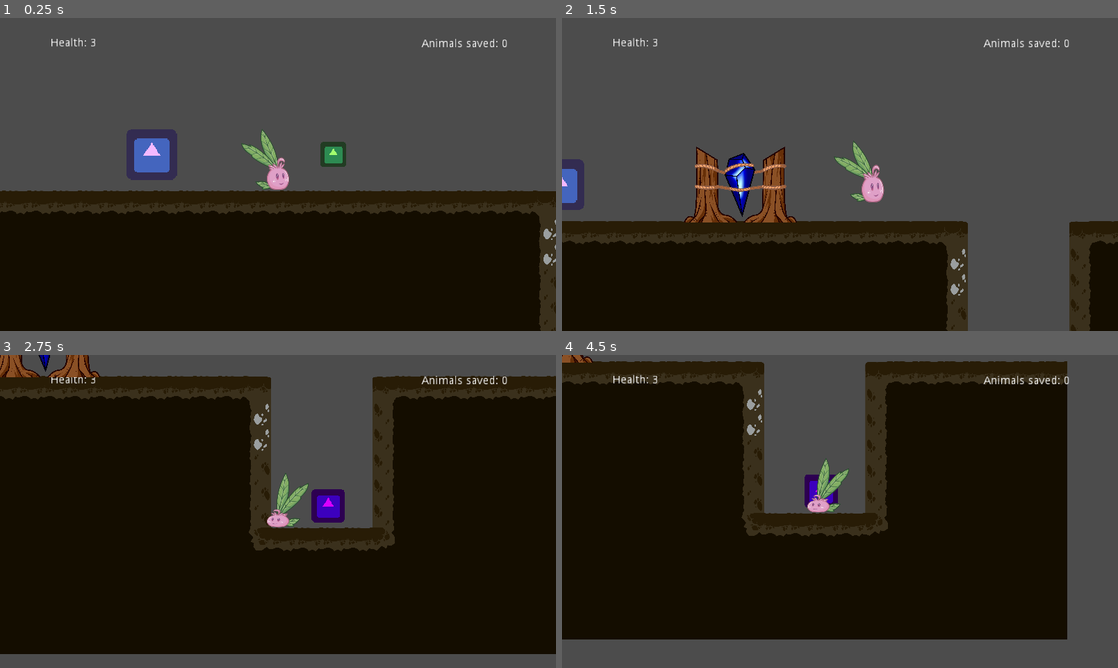
Above: before the commit, frames 1-4 (two rows, left to right).
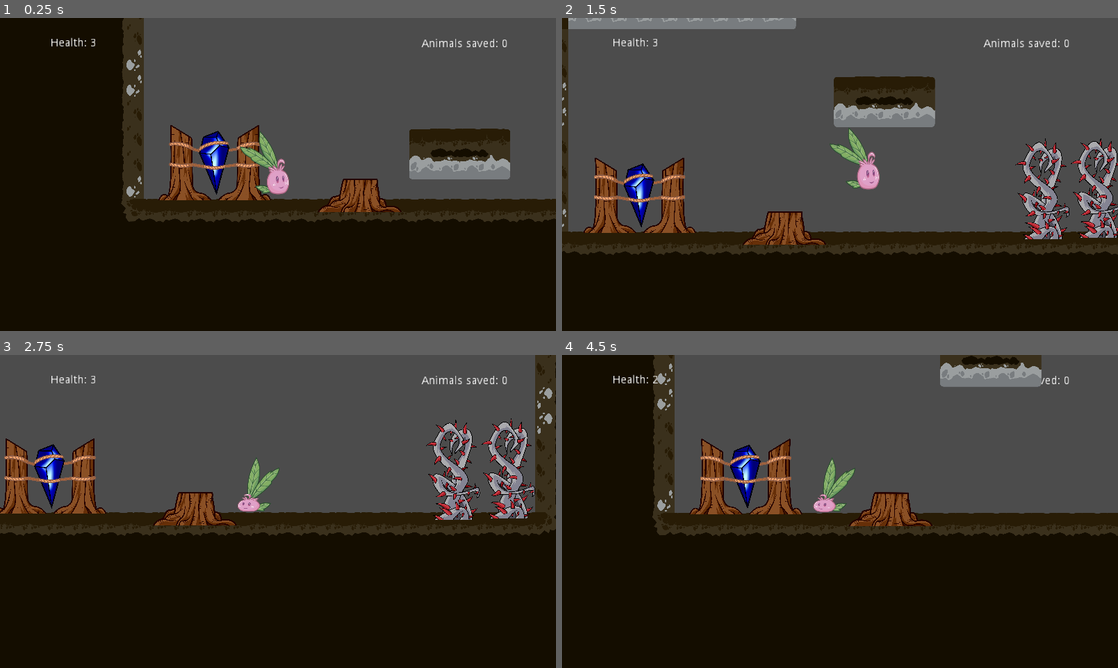
Above: after the commit, the same moments.

Repository: DamianKoch1/OnionsAdventure
Game: Godot game, scene res://Levels/Level 2.tscn
Two runs of this game, one before a commit and one after it. Both use one fixed random seed, a clock stepped at 60 frames per second and the inputs below. This scene is started directly instead of the project's main scene. The engine's default icon, where the game draws it, is replaced by a stand-in: a white triangle on a blue panel in a dark square.
Inputs:
- Up to frame 1 (0.25 s): no input
- Up to frame 2 (1.5 s): hold Right (ui_right) from 0.53 s (still down); tap E (push) at 0.6, 1.35 s; tap Space (jump) at 0.77 s
- Up to frame 3 (2.75 s): tap Space (jump) at 1.52 s; release Right (ui_right) at 2.03 s; hold Left (ui_left) from 2.03 s (still down); tap E (push) at 2.1 s
- Up to frame 4 (4.5 s): release Left (ui_left) at 2.78 s; hold Right (ui_right) 2.78-4.28 s; tap E (push) at 2.85, 3.6, 4.35 s; tap Space (jump) at 3.02, 3.77 s; hold Left (ui_left) from 4.28 s (still down)

The runs differ from the first frame. In frame 1, 27% of the frame differs, in the area x 0-100%, y 0-100%; in frame 2, 27%; in frame 3, 44%; in frame 4, 44%.

Commit message:
repaste stones level 1, upgrade level 2

Diff:
--- a/Levels/Level 1.tscn
+++ b/Levels/Level 1.tscn
@@ -8,16 +8,17 @@
 [ext_resource path="res://Objects/Obstacles/Stump M.tscn" type="PackedScene" id=6]
 [ext_resource path="res://Assets/Trees/asset_tree_stump_medium_1.png" type="Texture" id=7]
 [ext_resource path="res://Assets/Trees/asset_twig_left_1.png" type="Texture" id=8]
-[ext_resource path="res://Objects/Obstacles/Obstacle.tscn" type="PackedScene" id=9]
-[ext_resource path="res://icon.png" type="Texture" id=10]
-[ext_resource path="res://Objects/Trap/Trap.tscn" type="PackedScene" id=11]
-[ext_resource path="res://Objects/Runes/FireStone.tscn" type="PackedScene" id=12]
-[ext_resource path="res://Objects/Obstacles/DamagingObstacle.tscn" type="PackedScene" id=13]
-[ext_resource path="res://Assets/asset_vine_thorns_1.png" type="Texture" id=14]
+[ext_resource path="res://Objects/Trap/Trap.tscn" type="PackedScene" id=9]
+[ext_resource path="res://Objects/Runes/FireStone.tscn" type="PackedScene" id=10]
+[ext_resource path="res://Objects/Obstacles/DamagingObstacle.tscn" type="PackedScene" id=11]
+[ext_resource path="res://Assets/asset_vine_thorns_1.png" type="Texture" id=12]
+[ext_resource path="res://Objects/Obstacles/Obstacle.tscn" type="PackedScene" id=13]
+[ext_resource path="res://Assets/Stones/asset_stone_large_1.png" type="Texture" id=14]
 [ext_resource path="res://Assets/Stones/asset_stone_inamovable_3.png" type="Texture" id=15]
 [ext_resource path="res://Objects/Obstacles/Stump S.tscn" type="PackedScene" id=16]
 [ext_resource path="res://Objects/Obstacles/Stump L.tscn" type="PackedScene" id=17]
 [ext_resource path="res://Assets/Trees/asset_tree_stump_large_1.png" type="Texture" id=18]
+[ext_resource path="res://Objects/TrappedNPC/trappedNPC.tscn" type="PackedScene" id=19]
 
 [sub_resource type="RectangleShape2D" id=1]
 
@@ -99,7 +100,7 @@
 custom_solver_bias = 0.0
 extents = Vector2( 10, 10 )
 
-[node name="Level 1" instance=ExtResource( 1 )]
+[node name="Level 1" index="0" instance=ExtResource( 1 )]
 
 _sections_unfolded = [ "Transform" ]
 
@@ -421,32 +422,24 @@
 
 position = Vector2( 3520, -64 )
 
-[node name="NPC" parent="." index="26" instance=ExtResource( 9 )]
-
-editor/display_folded = true
-modulate = Color( 0.167101, 0.890625, 0.125244, 1 )
-position = Vector2( 4032, 128 )
-texture = ExtResource( 10 )
-_sections_unfolded = [ "Material", "Offset", "Visibility" ]
-
-[node name="Trap6" parent="." index="27" instance=ExtResource( 11 )]
+[node name="Trap6" parent="." index="26" instance=ExtResource( 9 )]
 
 editor/display_folded = true
 position = Vector2( 724.385, 245.151 )
 
-[node name="Trap7" parent="." index="28" instance=ExtResource( 11 )]
+[node name="Trap7" parent="." index="27" instance=ExtResource( 9 )]
 
 position = Vector2( 2131.24, 341.369 )
 
-[node name="Trap" parent="." index="29" instance=ExtResource( 11 )]
+[node name="Trap" parent="." index="28" instance=ExtResource( 9 )]
 
 position = Vector2( 3889.04, 184.191 )
 
-[node name="Trap2" parent="." index="30" instance=ExtResource( 11 )]
+[node name="Trap2" parent="." index="29" instance=ExtResource( 9 )]
 
 position = Vector2( 5240, -170 )
 
-[node name="Ladder4" parent="." index="31" instance=ExtResource( 4 )]
+[node name="Ladder4" parent="." index="30" instance=ExtResource( 4 )]
 
 editor/display_folded = true
 position = Vector2( 4767.74, 24.5 )
@@ -456,7 +449,7 @@
 
 texture = ExtResource( 5 )
 
-[node name="Ladder5" parent="." index="32" instance=ExtResource( 4 )]
+[node name="Ladder5" parent="." index="31" instance=ExtResource( 4 )]
 
 editor/display_folded = true
 position = Vector2( 4830.74, -163.5 )
@@ -466,40 +459,40 @@
 
 texture = ExtResource( 5 )
 
-[node name="Box4" parent="." index="33" instance=ExtResource( 2 )]
+[node name="Box4" parent="." index="32" instance=ExtResource( 2 )]
 
 position = Vector2( 5050, -190 )
 
-[node name="Box5" parent="." index="34" instance=ExtResource( 2 )]
+[node name="Box5" parent="." index="33" instance=ExtResource( 2 )]
 
 position = Vector2( 5370, 290 )
 
-[node name="Trap3" parent="." index="35" instance=ExtResource( 11 )]
+[node name="Trap3" parent="." index="34" instance=ExtResource( 9 )]
 
 position = Vector2( 5250, 310 )
 
-[node name="FireS3" parent="." index="36" instance=ExtResource( 12 )]
+[node name="FireS3" parent="." index="35" instance=ExtResource( 10 )]
 
 editor/display_folded = true
 position = Vector2( 4230, 150 )
 scale = Vector2( 1.4375, 1.4375 )
 objToDestroyPath = NodePath("../thornbush3")
 
-[node name="FireS" parent="." index="37" instance=ExtResource( 12 )]
+[node name="FireS" parent="." index="36" instance=ExtResource( 10 )]
 
 editor/display_folded = true
 position = Vector2( 5590, 270 )
 scale = Vector2( 1.4375, 1.4375 )
 objToDestroyPath = NodePath("../thornbush4")
 
-[node name="FireS4" parent="." index="38" instance=ExtResource( 12 )]
+[node name="FireS4" parent="." index="37" instance=ExtResource( 10 )]
 
 editor/display_folded = true
 position = Vector2( 7200, -50 )
 scale = Vector2( 1.4375, 1.4375 )
 objToDestroyPath = NodePath("../thornbush5")
 
-[node name="Ladder6" parent="." index="39" instance=ExtResource( 4 )]
+[node name="Ladder6" parent="." index="38" instance=ExtResource( 4 )]
 
 editor/display_folded = true
 position = Vector2( 5880, 130 )
@@ -509,7 +502,7 @@
 
 texture = ExtResource( 5 )
 
-[node name="Ladder7" parent="." index="40" instance=ExtResource( 4 )]
+[node name="Ladder7" parent="." index="39" instance=ExtResource( 4 )]
 
 editor/display_folded = true
 position = Vector2( 7470, 70 )
@@ -519,39 +512,39 @@
 
 texture = ExtResource( 5 )
 
-[node name="FireS2" parent="." index="41" instance=ExtResource( 12 )]
+[node name="FireS2" parent="." index="40" instance=ExtResource( 10 )]
 
 editor/display_folded = true
 position = Vector2( 5680, -200 )
 scale = Vector2( 1.4375, 1.4375 )
 objToDestroyPath = NodePath("../thornbush6")
 
-[node name="Trap4" parent="." index="42" instance=ExtResource( 11 )]
+[node name="Trap4" parent="." index="41" instance=ExtResource( 9 )]
 
 position = Vector2( 6500, 90 )
 
-[node name="Box6" parent="." index="43" instance=ExtResource( 2 )]
+[node name="Box6" parent="." index="42" instance=ExtResource( 2 )]
 
 position = Vector2( 7130, 290 )
 _sections_unfolded = [ "Transform" ]
 
-[node name="Trap5" parent="." index="44" instance=ExtResource( 11 )]
+[node name="Trap5" parent="." index="43" instance=ExtResource( 9 )]
 
 position = Vector2( 7280, 310 )
 
-[node name="Trap8" parent="." index="45" instance=ExtResource( 11 )]
+[node name="Trap8" parent="." index="44" instance=ExtResource( 9 )]
 
 position = Vector2( 7660, 340 )
 
-[node name="Box7" parent="." index="46" instance=ExtResource( 2 )]
+[node name="Box7" parent="." index="45" instance=ExtResource( 2 )]
 
 position = Vector2( 7630, 0 )
 
-[node name="Box8" parent="." index="47" instance=ExtResource( 2 )]
+[node name="Box8" parent="." index="46" instance=ExtResource( 2 )]
 
 position = Vector2( 7760, 0 )
 
-[node name="Checkpoint3" parent="." index="48" instance=ExtResource( 3 )]
+[node name="Checkpoint3" parent="." index="47" instance=ExtResource( 3 )]
 
 editor/display_folded = true
 position = Vector2( 7850, 276 )
@@ -562,30 +555,30 @@
 position = Vector2( 0, -55.34 )
 scale = Vector2( 1, 0.166778 )
 
-[node name="Checkpoint4" parent="." index="49" instance=ExtResource( 3 )]
+[node name="Checkpoint4" parent="." index="48" instance=ExtResource( 3 )]
 
 editor/display_folded = true
 position = Vector2( 9856, 176.752 )
 scale = Vector2( 0.568831, 0.622471 )
 
-[node name="Trap9" parent="." index="50" instance=ExtResource( 11 )]
+[node name="Trap9" parent="." index="49" instance=ExtResource( 9 )]
 
 position = Vector2( 8050, 340 )
 
-[node name="Trap10" parent="." index="51" instance=ExtResource( 11 )]
+[node name="Trap10" parent="." index="50" instance=ExtResource( 9 )]
 
 position = Vector2( 8770, 310 )
 
-[node name="Trap11" parent="." index="52" instance=ExtResource( 11 )]
+[node name="Trap11" parent="." index="51" instance=ExtResource( 9 )]
 
 position = Vector2( 10515.2, 403.346 )
 
-[node name="thornbush" parent="." index="53" instance=ExtResource( 13 )]
+[node name="thornbush" parent="." index="52" instance=ExtResource( 11 )]
 
 editor/display_folded = true
 position = Vector2( 1120, 100 )
 scale = Vector2( 0.0415107, 0.0415108 )
-texture = ExtResource( 14 )
+texture = ExtResource( 12 )
 _sections_unfolded = [ "Transform", "Z Index" ]
 
 [node name="CollisionShape2D" parent="thornbush/Collider" index="0"]
@@ -598,12 +591,12 @@
 position = Vector2( 23.3049, 24.949 )
 scale = Vector2( 0.15939, 0.155259 )
 
-[node name="thornbush2" parent="." index="54" instance=ExtResource( 13 )]
+[node name="thornbush2" parent="." index="53" instance=ExtResource( 11 )]
 
 editor/display_folded = true
 position = Vector2( 2440.49, 4.87675 )
 scale = Vector2( 0.0415107, 0.0415108 )
-texture = ExtResource( 14 )
+texture = ExtResource( 12 )
 
 [node name="CollisionShape2D" parent="thornbush2/Collider" index="0"]
 
@@ -615,12 +608,12 @@
 position = Vector2( -1.04904e-005, 24.7307 )
 scale = Vector2( 0.161022, 0.153324 )
 
-[node name="thornbush3" parent="." index="55" instance=ExtResource( 13 )]
+[node name="thornbush3" parent="." index="54" instance=ExtResource( 11 )]
 
 editor/display_folded = true
 position = Vector2( 4332.13, 133.868 )
 scale = Vector2( 0.0415107, 0.0415108 )
-texture = ExtResource( 14 )
+texture = ExtResource( 12 )
 
 [node name="CollisionShape2D" parent="thornbush3/Collider" index="0"]
 
@@ -632,12 +625,12 @@
 position = Vector2( -1.04904e-005, 47.0887 )
 scale = Vector2( 0.161022, 0.155538 )
 
-[node name="thornbush4" parent="." index="56" instance=ExtResource( 13 )]
+[node name="thornbush4" parent="." index="55" instance=ExtResource( 11 )]
 
 editor/display_folded = true
 position = Vector2( 5710.55, 260.486 )
 scale = Vector2( 0.0415107, 0.0415108 )
-texture = ExtResource( 14 )
+texture = ExtResource( 12 )
 
 [node name="CollisionShape2D" parent="thornbush4/Collider" index="0"]
 
@@ -649,12 +642,12 @@
 position = Vector2( -1.04904e-005, 35.9943 )
 scale = Vector2( 0.161022, 0.154439 )
 
-[node name="thornbush5" parent="." index="57" instance=ExtResource( 13 )]
+[node name="thornbush5" parent="." index="56" instance=ExtResource( 11 )]
 
 editor/display_folded = true
 position = Vector2( 7290, -60 )
 scale = Vector2( 0.0415107, 0.0415108 )
-texture = ExtResource( 14 )
+texture = ExtResource( 12 )
 
 [node name="CollisionShape2D" parent="thornbush5/Collider" index="0"]
 
@@ -666,12 +659,12 @@
 position = Vector2( -1.04904e-005, 57.3953 )
 scale = Vector2( 0.161022, 0.156559 )
 
-[node name="thornbush6" parent="." index="58" instance=ExtResource( 13 )]
+[node name="thornbush6" parent="." index="57" instance=ExtResource( 11 )]
 
 editor/display_folded = true
 position = Vector2( 5890, -120 )
 scale = Vector2( 0.0415107, 0.0415108 )
-texture = ExtResource( 14 )
+texture = ExtResource( 12 )
 
 [node name="CollisionShape2D" parent="thornbush6/Collider" index="0"]
 
@@ -683,22 +676,23 @@
 position = Vector2( -1.04904e-005, 74.7951 )
 scale = Vector2( 0.161022, 0.158282 )
 
-[node name="stone" parent="." index="59" instance=ExtResource( 9 )]
+[node name="stone" parent="." index="58" instance=ExtResource( 13 )]
 
 editor/display_folded = true
 position = Vector2( 9070, 220 )
 scale = Vector2( 0.104167, 0.104167 )
+texture = ExtResource( 14 )
 
 [node name="CollisionPolygon2D" parent="stone/StaticBody2D" index="0"]
 
-polygon = PoolVector2Array( 96, 1056, 0, 960, 118.734, 780.932, 176.914, 720.217, 278.109, 662.031, 477.961, 586.138, 670.227, 535.542, 718.297, 548.191, 811.891, 649.383, 819.477, 654.442, 824.539, 439.41, 1123.06, 168.722, 1343.15, 34.6428, 1545.53, 42.2322, 1715.02, 70.0601, 1808.63, 191.49, 1836.46, 694.919, 1894.64, 737.925, 1902.23, 869.474, 1598.66, 1044.03, 1080.05, 1104.74, 973.797, 1059.21 )
-
-[node name="stone2" parent="." index="60" instance=ExtResource( 9 )]
-
-editor/display_folded = true
+polygon = PoolVector2Array( 96, 1056, -96, 1056, 118.734, 780.932, 176.914, 720.217, 278.109, 662.031, 477.961, 586.138, 670.227, 535.542, 718.297, 548.191, 811.891, 649.383, 819.477, 654.442, 824.539, 439.41, 1123.06, 168.722, 1343.15, 34.6428, 1545.53, 42.2322, 1823.99, 95.9998, 1919.99, 191.999, 1919.99, 671.998, 1894.64, 737.925, 1902.23, 869.474, 1598.66, 1044.03, 1080.05, 1104.74, 973.797, 1059.21 )
+
+[node name="stone2" parent="." index="59" instance=ExtResource( 13 )]
+
 position = Vector2( 9923.31, 311.022 )
 scale = Vector2( 0.104167, 0.104167 )
 z_index = 90
+texture = ExtResource( 14 )
 flip_h = true
 _sections_unfolded = [ "Offset", "Transform", "Z Index" ]
 
@@ -706,10 +700,10 @@
 
 position = Vector2( 1906.57, -7.77135 )
 scale = Vector2( -0.987274, 1.01781 )
-polygon = PoolVector2Array( 96, 1056, 0, 960, 118.734, 780.932, 176.914, 720.217, 27 …(320 unchanged characters)…
+polygon = PoolVector2Array( 96, 1056, -78.6563, 1035.51, 118.734, 780.932, 176.914, 720.217, 27 …(320 unchanged characters)…
 _sections_unfolded = [ "Transform", "Z Index" ]
 
-[node name="Ladder8" parent="." index="61" instance=ExtResource( 4 )]
+[node name="Ladder8" parent="." index="60" instance=ExtResource( 4 )]
 
 editor/display_folded = true
 position = Vector2( 9410.65, 55.2861 )
@@ -719,12 +713,12 @@
 
 texture = ExtResource( 5 )
 
-[node name="thornbush7" parent="." index="62" instance=ExtResource( 13 )]
+[node name="thornbush7" parent="." index="61" instance=ExtResource( 11 )]
 
 editor/display_folded = true
 position = Vector2( 9640, 170 )
 scale = Vector2( 0.0415107, 0.0415108 )
-texture = ExtResource( 14 )
+texture = ExtResource( 12 )
 
 [node name="CollisionShape2D" parent="thornbush7/Collider" index="0"]
 
@@ -736,12 +730,12 @@
 position = Vector2( -1.04904e-005, 31.8845 )
 scale = Vector2( 0.161022, 0.154032 )
 
-[node name="thornbush8" parent="." index="63" instance=ExtResource( 13 )]
+[node name="thornbush8" parent="." index="62" instance=ExtResource( 11 )]
 
 editor/display_folded = true
 position = Vector2( 9710, 170 )
 scale = Vector2( 0.0415107, 0.0415108 )
-texture = ExtResource( 14 )
+texture = ExtResource( 12 )
 
 [node name="CollisionShape2D" parent="thornbush8/Collider" index="0"]
 
@@ -753,7 +747,7 @@
 position = Vector2( -1.04904e-005, 27.9874 )
 scale = Vector2( 0.161022, 0.153646 )
 
-[node name="Ladder9" parent="." index="64" instance=ExtResource( 4 )]
+[node name="Ladder9" parent="." index="63" instance=ExtResource( 4 )]
 
 editor/display_folded = true
 position = Vector2( 10303.7, 212.627 )
@@ -763,7 +757,7 @@
 
 texture = ExtResource( 5 )
 
-[node name="Ladder10" parent="." index="65" instance=ExtResource( 4 )]
+[node name="Ladder10" parent="." index="64" instance=ExtResource( 4 )]
 
 editor/display_folded = true
 position = Vector2( 11629.8, 87.3631 )
@@ -773,7 +767,7 @@
 
 texture = ExtResource( 5 )
 
-[node name="big stone" parent="." index="66" instance=ExtResource( 9 )]
+[node name="big stone" parent="." index="65" instance=ExtResource( 13 )]
 
 editor/display_folded = true
 position = Vector2( 10590.1, 288.102 )
@@ -784,12 +778,12 @@
 
 polygon = PoolVector2Array( 246.766, 241.127, 131.516, 298.738, 30.7031, 723.619, 9.10938, 781.23, 268.359, 1090.89, 26 …(266 unchanged characters)…
 
-[node name="thornbush9" parent="." index="67" instance=ExtResource( 13 )]
+[node name="thornbush9" parent="." index="66" instance=ExtResource( 11 )]
 
 editor/display_folded = true
 position = Vector2( 10816, 226.263 )
 scale = Vector2( 0.0415107, 0.0415108 )
-texture = ExtResource( 14 )
+texture = ExtResource( 12 )
 
 [node name="CollisionShape2D" parent="thornbush9/Collider" index="0"]
 
@@ -801,14 +795,14 @@
 position = Vector2( -1.04904e-005, 27.9874 )
 scale = Vector2( 0.161022, 0.153646 )
 
-[node name="FireS5" parent="." index="68" instance=ExtResource( 12 )]
+[node name="FireS5" parent="." index="67" instance=ExtResource( 10 )]
 
 editor/display_folded = true
 position = Vector2( 10725.2, 245.068 )
 scale = Vector2( 1.4375, 1.4375 )
 objToDestroyPath = NodePath("../thornbush9")
 
-[node name="Trap12" parent="." index="69" instance=ExtResource( 11 )]
+[node name="Trap12" parent="." index="68" instance=ExtResource( 9 )]
 
 editor/display_folded = true
 position = Vector2( 11210, 280 )
@@ -817,7 +811,7 @@
 
 anims/Snap = SubResource( 3 )
 
-[node name="Trap13" parent="." index="70" instance=ExtResource( 11 )]
+[node name="Trap13" parent="." index="69" instance=ExtResource( 9 )]
 
 editor/display_folded = true
 position = Vector2( 11560, 280 )
@@ -826,30 +820,30 @@
 
 anims/Snap = SubResource( 4 )
 
-[node name="Trap14" parent="." index="71" instance=ExtResource( 11 )]
+[node name="Trap14" parent="." index="70" instance=ExtResource( 9 )]
 
 editor/display_folded = true
 position = Vector2( 12260, 120 )
 
-[node name="Box9" parent="." index="72" instance=ExtResource( 2 )]
+[node name="Box9" parent="." index="71" instance=ExtResource( 2 )]
 
 position = Vector2( 11800, 100 )
 
-[node name="Box10" parent="." index="73" instance=ExtResource( 2 )]
+[node name="Box10" parent="." index="72" instance=ExtResource( 2 )]
 
 position = Vector2( 11870, 100 )
 
-[node name="Box11" parent="." index="74" instance=ExtResource( 2 )]
+[node name="Box11" parent="." index="73" instance=ExtResource( 2 )]
 
 position = Vector2( 11834.8, 36.4124 )
 _sections_unfolded = [ "Transform" ]
 
-[node name="Box12" parent="." index="75" instance=ExtResource( 2 )]
+[node name="Box12" parent="." index="74" instance=ExtResource( 2 )]
 
 position = Vector2( 11970, 100 )
 _sections_unfolded = [ "Transform" ]
 
-[node name="Ladder11" parent="." index="76" instance=ExtResource( 4 )]
+[node name="Ladder11" parent="." index="75" instance=ExtResource( 4 )]
 
 editor/display_folded = true
 position = Vector2( 12320.2, -87.3332 )
@@ -859,33 +853,33 @@
 
 texture = ExtResource( 5 )
 
-[node name="endstone" parent="." index="77" instance=ExtResource( 9 )]
+[node name="endstone" parent="." index="76" instance=ExtResource( 13 )]
 
 editor/display_folded = true
 position = Vector2( 12859.4, -47.6668 )
 scale = Vector2( 0.121272, 0.121272 )
 
-[node name="stump s 2" parent="." index="78" instance=ExtResource( 16 )]
+[node name="stump s 2" parent="." index="77" instance=ExtResource( 16 )]
 
 position = Vector2( 2, 93 )
 
-[node name="stump s 3" parent="." index="79" instance=ExtResource( 16 )]
+[node name="stump s 3" parent="." index="78" instance=ExtResource( 16 )]
 
 position = Vector2( 2868.31, 154.217 )
 
-[node name="stump s 4" parent="." index="80" instance=ExtResource( 16 )]
+[node name="stump s 4" parent="." index="79" instance=ExtResource( 16 )]
 
 position = Vector2( 6114.16, 57.6303 )
 
-[node name="stump s 5" parent="." index="81" instance=ExtResource( 16 )]
+[node name="stump s 5" parent="." index="80" instance=ExtResource( 16 )]
 
 position = Vector2( 6605.74, 55.972 )
 
-[node name="stump l 8" parent="." index="82" instance=ExtResource( 17 )]
+[node name="stump l 8" parent="." index="81" instance=ExtResource( 17 )]
 
 position = Vector2( 8843.62, 151.987 )
 
-[node name="stump l 12" type="Sprite" parent="." index="83"]
+[node name="stump l 12" type="Sprite" parent="." index="82"]
 
 position = Vector2( 9418.73, 52.5902 )
 scale = Vector2( 0.0989583, 0.104806 )
@@ -918,7 +912,7 @@
 scale = Vector2( 62.1414, 19.2334 )
 shape = SubResource( 6 )
 
-[node name="stump l 13" type="Sprite" parent="." index="84"]
+[node name="stump l 13" type="Sprite" parent="." index="83"]
 
 position = Vector2( 12344.4, -48.0843 )
 scale = Vector2( 0.0989583, 0.104806 )
@@ -951,9 +945,13 @@
 scale = Vector2( 62.1414, 19.2334 )
 shape = SubResource( 6 )
 
-[node name="stump l 10" parent="." index="85" instance=ExtResource( 17 )]
+[node name="stump l 10" parent="." index="84" instance=ExtResource( 17 )]
 
 position = Vector2( 11290.1, 116.825 )
+
+[node name="trappedNPC" parent="." index="85" instance=ExtResource( 19 )]
+
+position = Vector2( 4090, 150 )
 
 
 [editable path="Ladder"]
--- a/Levels/Level 2.tscn
+++ b/Levels/Level 2.tscn
@@ -40,7 +40,7 @@
 
 [node name="Onion" parent="." index="1"]
 
-position = Vector2( 5850, -740 )
+position = Vector2( -150, 50 )
 
 [node name="TileMap" parent="." index="2"]
 
@@ -352,7 +352,7 @@
 
 [node name="Checkpoint" parent="." index="39" instance=ExtResource( 14 )]
 
-position = Vector2( 790, -210 )
+position = Vector2( 790, -230 )
 
 [node name="Checkpoint3" parent="." index="40" instance=ExtResource( 14 )]
 
@@ -481,8 +481,7 @@
 
 [node name="moving Platform8" parent="." index="48" instance=ExtResource( 2 )]
 
-editor/display_folded = true
-position = Vector2( 4059.97, -900.177 )
+position = Vector2( 4060, -920 )
 platformSpeed = 1.0
 
 [node name="TileMap" parent="moving Platform8" index="0"]
Not shown: 1 places in Levels/Level 1.tscn that only renumber resources
